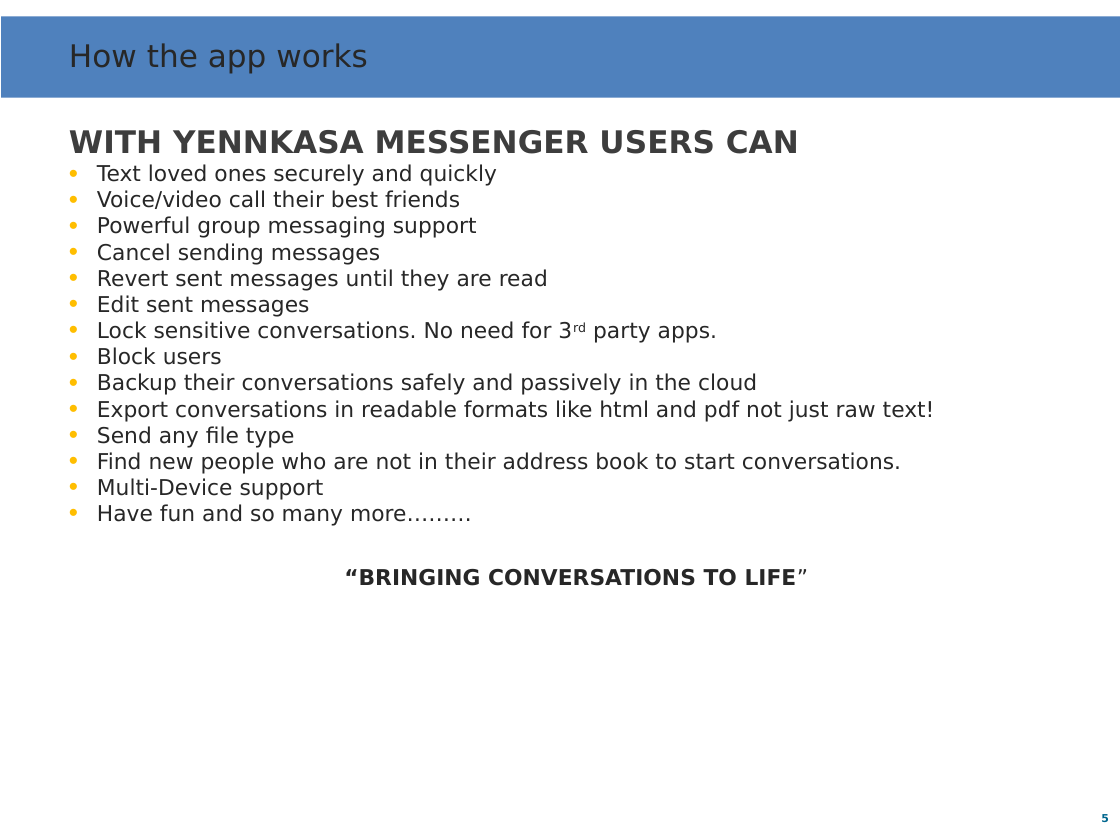
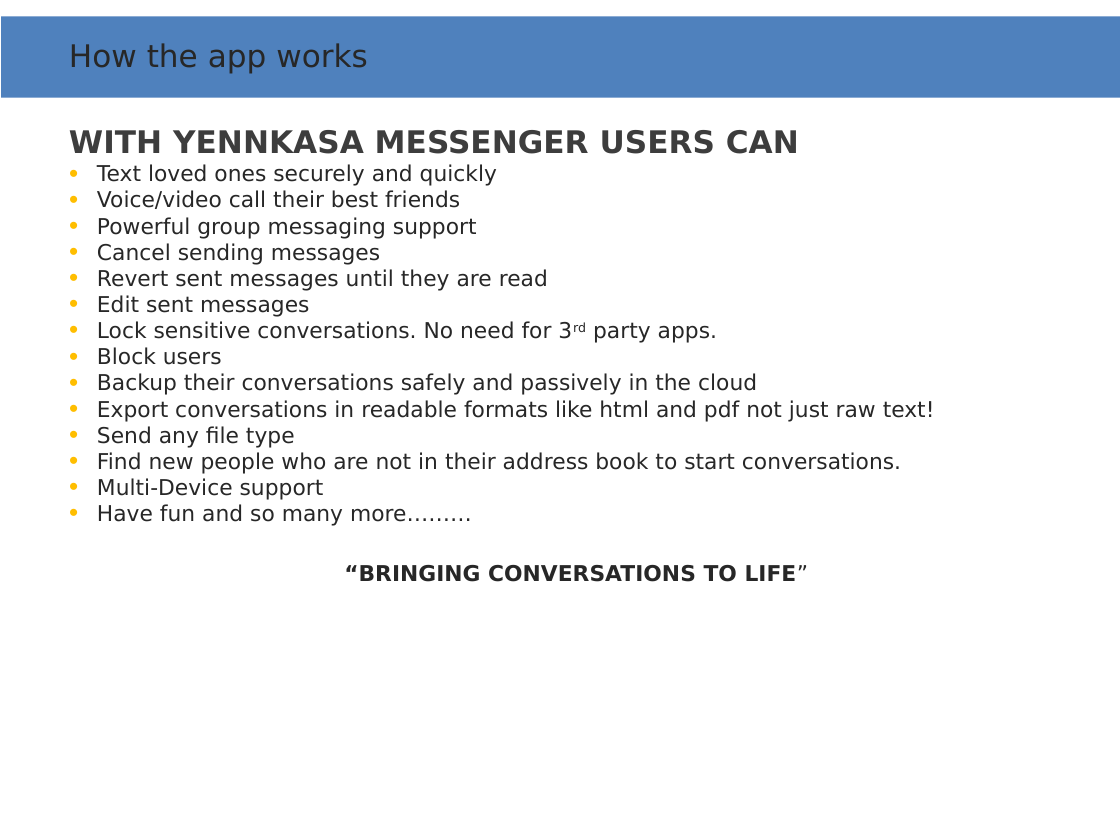
Before and after one commit to yaaminu/yennkasa-android, a slide deck: slide 5 of app-challenge presentation.pptx. Drawn at 1120x840 pixels with LibreOffice and Linux fonts; fonts in the diff are those of the drawing; background and template pictures are left out. Boxes give left, top, right and bottom in pixels: in the first picture for what was removed or moved away, otherwise in the second. Text is boxed around its words. In the diff, an @@ line names an element or a change of style, - is before the commit and + after.

Commit message:
fix the terms and condition link update app challenge presentation to use yennkasa

```diff
--- a/app-challenge presentation.pptx
+++ b/app-challenge presentation.pptx
@@ text "WITH YENNKASA MESSENGER USERS CAN" rewrapped from (69,130,935,586) to (69,130,935,582) @@
@@ page number removed at (1101,814,1109,822) @@
-5
```
Also in this commit, not shown: 8 other slides changed, 2 other files.
